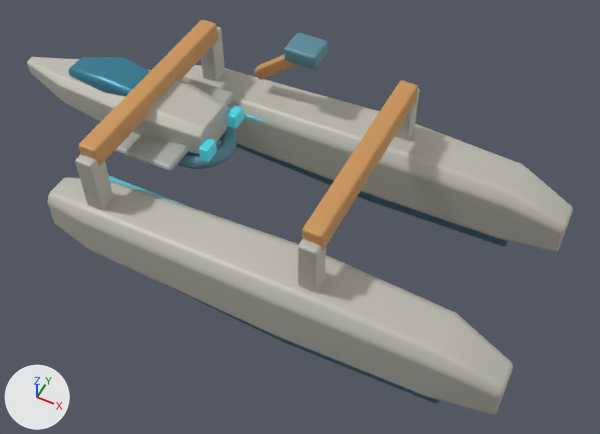
One commit to the Blender file space-battleship/art_sources/planet_integrated_v6/shipyard.blend: the scene before it, then after it.
Rendered twice from a 50 mm camera at (0.96, -3.61, 4.75) aimed at (-0.8, -0.11, 0.37). The lights are fixed; the arrows at lower left show +X, +Y and +Z. The older version comes first.

Before the edit, the objects in view are built like this:
```python
me_ring_to_dock_continuous_fork_001 = bpy.data.meshes.new('Ring-to-dock continuous fork.001')
me_ring_to_dock_continuous_fork_001.from_pydata(...)  # 184 vertices, 178 faces; spans x -2.42..0.91, y 0.47..0.97, z 0.09..0.65
me_ring_to_dock_continuous_fork_001.materials.append(mat_v6_armor)  # light grey #c2c0b6
me_torus = bpy.data.meshes.new('Torus')
me_torus.from_pydata(...)  # a torus around z (ring radius 0.21, tube radius 0.055) spanning x -0.265..0.265, y -0.265..0.265, z -0.055..0.055
me_torus.materials.append(mat_v6_machinery)  # cyan #6193a2
ob_dock_rotating_collar = bpy.data.objects.new('Dock rotating collar', me_torus)
ob_dock_rotating_collar.parent = ob_dockcollarspin
ob_dock_rotating_collar.location = (0.0, 0.0, 0.0)
ob_docked_small_craft = bpy.data.objects.new('Docked small craft', None)
ob_docked_small_craft.parent = ob_facility
ob_docked_small_craft.location = (-0.76, 0.0, 0.18)
ob_ring_to_dock_continuous_fork_001 = bpy.data.objects.new('Ring-to-dock continuous fork.001', me_ring_to_dock_continuous_fork_001)
ob_ring_to_dock_continuous_fork_001.parent = ob_facility
ob_ring_to_dock_continuous_fork_001.location = (0.0, 0.0, 0.0)
# also in view: 'Fork dark understructure' at (-0.84, -0.72, 0.16); 'Dock portal riser.001' at (-1.99, 0.76, 0.71); 'Ring-to-dock continuous fork' at (-0.75, -0.72, 0.37); 'Dock portal riser' at (-1.99, -0.76, 0.71); 'Fork dark understructure.001' at (-0.84, 0.72, 0.16)
```
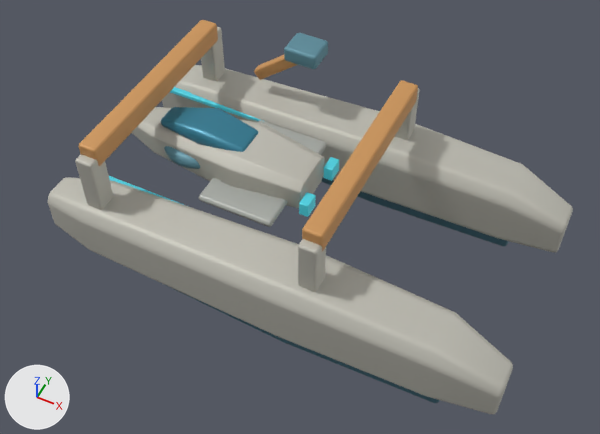
ob_docked_small_craft is not drawn itself; it is the parent of ob_shuttle_new_tapered_hull, ob_shuttle_glass_canopy, ob_shuttle_sweep_wing, ob_shuttle_engine, ob_shuttle_sweep_wing_001, ob_shuttle_engine_001.

What differs and where, as boxes [x1, y1, x2, y2] in the pictures (600 x 434 px):
'Shuttle new tapered hull', moved: before [27, 57, 228, 154]; after [132, 107, 325, 208]
'Shuttle glass canopy', moved: before [69, 57, 150, 96]; after [161, 107, 258, 152]
'Shuttle sweep wing', moved: before [115, 132, 189, 171]; after [199, 178, 287, 227]
'Shuttle sweep wing.001', moved: before [182, 77, 234, 105]; after [258, 120, 327, 155]
'Shuttle engine', moved: before [199, 138, 217, 162]; after [299, 192, 316, 217]
'Shuttle engine.001', moved: before [227, 106, 244, 129]; after [323, 157, 339, 181]

The change, as a diff of the scene's bpy script:
```diff
--- a/space-battleship/art_sources/planet_integrated_v6/shipyard.blend.py
+++ b/space-battleship/art_sources/planet_integrated_v6/shipyard.blend.py
@@ ob_docked_small_craft @@
 ob_docked_small_craft.parent = ob_facility
-ob_docked_small_craft.location = (-0.76, 0.0, 0.18)
+ob_docked_small_craft.location = (0.0, 0.0, 0.0)
```
